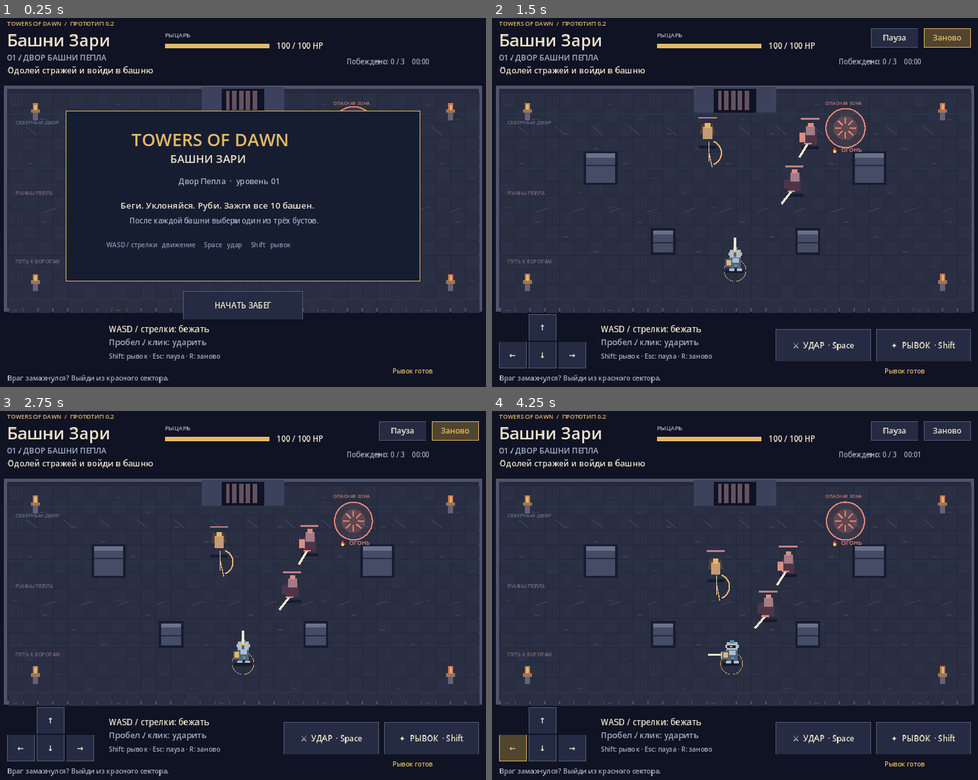
Above: before the commit, frames 1-4 (two rows, left to right).
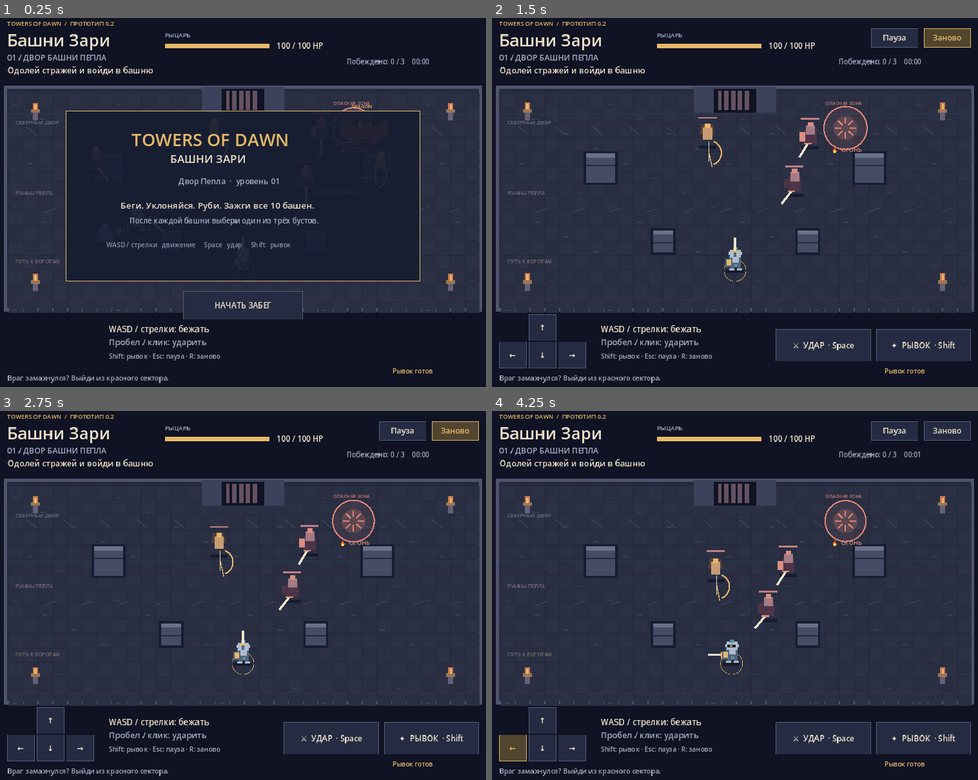
Above: after the commit, the same moments.

Repository: mukhacheva01/dungeon-of-fate
Game: Godot game, scene res://scenes/action_battle.tscn
Same seed, same stepped clock (60 frames per second), same inputs: the game is played once before the commit and once after it.
Inputs:
- Up to frame 1 (0.25 s): no input
- Up to frame 2 (1.5 s): click "НАЧАТЬ ЗАБЕГ" at 0.5 s; click "Заново" at 1.25 s
- Up to frame 3 (2.75 s): click "Заново" at 2 s
- Up to frame 4 (4.25 s): click "Заново" at 2.75 s; click "←" at 3.5 s

The runs differ from the first frame. In frame 1, less than 0.1% of the frame differs, in the area x 6-94%, y 23-70%; in frame 2, 0.3%; in frame 3, 0.3%; in frame 4, 0.3%, in the area x 6-94%, y 22-72%.

Commit message:
Fix web export and publish latest game

Diff:
--- a/scripts/action_battle.gd
+++ b/scripts/action_battle.gd
@@ -12,6 +12,7 @@
 var player := Vector2(560, 565)
 var facing := Vector2.UP
 var hp := 100
+var max_hp := 100
 var enemies: Array[Dictionary] = []
 var walls: Array[Rect2] = [Rect2(236, 310, 64, 64), Rect2(820, 310, 64, 64), Rect2(382, 478, 44, 48), Rect2(696, 478, 44, 48)]
 var slash_left := 0.0
@@ -83,7 +84,9 @@
 func begin_level() -> void:
 	player = Vector2(560, 565)
 	facing = Vector2.UP
-	hp = clampi(hp if level > 1 else 100, 1, max_hp_value())
+	var previous_max_hp := max_hp
+	max_hp = max_hp_value()
+	hp = max_hp if level == 1 else clampi(hp + (max_hp - previous_max_hp), 1, max_hp)
 	enemies.clear()
 	traps.clear()
 	var scale := 1.0 + (level - 1) * 0.14
@@ -110,7 +113,8 @@
 	invulnerable = 0
 	hurt_left = 0
 	if level == 1:
-		hp = max_hp_value()
+		max_hp = max_hp_value()
+		hp = max_hp
 	elapsed = 0 if level == 1 else elapsed
 	strikes = 0 if level == 1 else strikes
 	finished = false
@@ -258,6 +262,10 @@
 				InputMap.action_add_event(action, event)
 
 func _physics_process(delta: float) -> void:
+	if not started:
+		time += delta
+		queue_redraw()
+		return
 	var movement := Vector2.ZERO
 	movement.x = float(Input.is_action_pressed("dawn_right") or held("right")) - float(Input.is_action_pressed("dawn_left") or held("left"))
 	movement.y = float(Input.is_action_pressed("dawn_down") or held("down")) - float(Input.is_action_pressed("dawn_up") or held("up"))
@@ -472,10 +480,11 @@
 func damage_player(amount: int) -> void:
 	if invulnerable > 0 or finished:
 		return
-	hp = maxi(0, hp - amount)
+	var final_amount: int = maxi(1, amount - (4 if "armor" in boosts else 0))
+	hp = maxi(0, hp - final_amount)
 	invulnerable = 0.65
 	hurt_left = 0.20
-	floaters.append({"pos":player + Vector2(-8, -55), "text":"−%d" % amount, "life":0.65, "color":Color("ee9b8b")})
+	floaters.append({"pos":player + Vector2(-8, -55), "text":"−%d" % final_amount, "life":0.65, "color":Color("ee9b8b")})
 	if hp <= 0:
 		finished = true
 		won = false
@@ -501,8 +510,8 @@
 	text_at("%02d / %s" % [level, "СЕРДЦЕ ДРАКОНА" if dragon else "ДВОР БАШНИ ПЕПЛА"], Vector2(48, 108), 17, Color("eaa46b") if dragon else MUTED)
 	text_at("РЫЦАРЬ", Vector2(390, 58), 13, MUTED)
 	rect(390, 71, 228, 10, Color("34394f"))
-	rect(390, 71, 228 * hp / 100.0, 10, GOLD if hp > 30 else Color("dc8578"))
-	text_at("%d / 100 HP" % hp, Vector2(633, 82), 17)
+	rect(390, 71, 228.0 * hp / max_hp, 10, GOLD if hp > max_hp * 0.3 else Color("dc8578"))
+	text_at("%d / %d HP" % [hp, max_hp], Vector2(633, 82), 17)
 	var total_enemies := enemies.size()
 	var defeated_enemies := total_enemies - living_enemies()
 	var goal := "Победи дракона в трёх фазах" if dragon else ("Одолей стражей и войди в башню" if living_enemies() > 0 else "Путь открыт! Подойди к золотым воротам ↑")
@@ -542,7 +551,8 @@
 	text_at("Враг замахнулся? Выйди из красного сектора.", Vector2(48, 805), 15, MUTED)
 	text_at("Рывок готов" if dash_cd <= 0 else "Рывок: %.1f с" % dash_cd, Vector2(884, 789), 14, GOLD if dash_cd <= 0 else MUTED)
 	if not started:
-		rect(176, 218, 768, 370, Color("171d31"))
+		draw_preview_scene()
+		rect(176, 218, 768, 370, Color("171d31", 0.93))
 		draw_rect(Rect2(176, 218, 768, 370), GOLD, false, 2)
 		text_at("TOWERS OF DAWN", Vector2(318, 294), 38, GOLD)
 		text_at("БАШНИ ЗАРИ", Vector2(402, 331), 24, PAPER)
@@ -567,6 +577,25 @@
 			message = "Победа за %d с. Ударов: %d. R: ещё один бой." % [int(elapsed), strikes] if won else "Не стой перед замахом. R: попробовать снова."
 		text_at(message, Vector2(278, 415), 18)
 		text_at("Бой в реальном времени, без очереди ходов.", Vector2(278, 455), 16, MUTED)
+
+func draw_preview_scene() -> void:
+	# A living poster: the cast breathes and the dragon wings loop behind the title.
+	var hero_pos := Vector2(330 + sin(time * 1.4) * 8, 470 + sin(time * 3.0) * 3)
+	var foe_positions := [Vector2(240, 350), Vector2(860, 355), Vector2(260, 505)]
+	var foe_kinds := ["guard", "archer", "mage"]
+	for i in range(foe_positions.size()):
+		var foe := make_enemy(foe_positions[i], kind_name(foe_kinds[i]), 1, 0, foe_kinds[i])
+		foe.moving = true
+		foe.face = (hero_pos - foe_positions[i]).normalized()
+		draw_enemy_sprite(foe)
+	var boss := make_enemy(Vector2(820 + sin(time * 1.1) * 12, 290), "Дракон Зари", 1, 0, "dragon")
+	boss.face = Vector2.LEFT
+	draw_enemy_sprite(boss)
+	draw_knight(hero_pos, Vector2.RIGHT, false, true, false, sin(time * 4.0) > 0.4)
+	for i in range(8):
+		var ember := Vector2(740 + sin(time * 2.0 + i) * 42, 230 + fmod(time * 35.0 + i * 26.0, 150.0))
+		draw_circle(ember, 2 + (i % 2), Color("f0b36f", 0.75))
+	text_at("THE DAWNBOUND", Vector2(712, 400), 12, Color("f0b36f", 0.8))
 
 func draw_world() -> void:
 	rect(40, 162, 1040, 492, Color("50536c"))
--- a/tests/test_action.gd
+++ b/tests/test_action.gd
@@ -14,7 +14,24 @@
 	battle.set_physics_process(false)
 	await process_frame
 	battle.start_run()
-	check(battle.started and battle.hp == 100 and battle.living_enemies() == 3, "Initial state")
+	check(battle.started and battle.hp == 100 and battle.max_hp == 100 and battle.living_enemies() == 3, "Initial state")
+	battle.boosts.clear(); battle.boosts.append("vitality")
+	battle.level = 2
+	battle.begin_level()
+	check(battle.max_hp == 120 and battle.hp == 120, "Vitality increases current and max HP")
+	battle.boosts.clear(); battle.boosts.append("blade")
+	battle.enemies.clear()
+	battle.enemies.append(battle.make_enemy(Vector2(560, 510), "test", 100, 0, "guard"))
+	battle.player = Vector2(560, 565); battle.facing = Vector2.UP; battle.slash_cd = 0
+	battle.attack()
+	check(battle.enemies[0].hp <= 70, "Blade boost increases damage")
+	battle.boosts.clear(); battle.boosts.append("dash"); battle.dash_cd = 0; battle.step(0.01, Vector2.ZERO, false, true); check(battle.dash_cd < 1.0, "Dash boost reduces cooldown")
+	battle.restart(); battle.start_run(); battle.boosts.append("armor"); battle.invulnerable = 0; battle.damage_player(14); check(battle.hp == 90, "Armor boost reduces incoming damage")
+	battle.boosts.clear(); battle.boosts.append("flame"); battle.enemies.clear(); battle.enemies.append(battle.make_enemy(Vector2(560, 510), "test", 100, 0, "guard")); battle.player = Vector2(560, 565); battle.facing = Vector2.UP; battle.slash_cd = 0; battle.attack(); check(battle.enemies[0].hp <= 70, "Flame boost increases hit damage")
+	battle.boosts.clear(); battle.boosts.append("frost"); battle.restart(); battle.start_run(); battle.enemies[0].pos = Vector2(100, 300); battle.player = Vector2(900, 500); var before_frost: Vector2 = battle.enemies[0].pos; battle.step(0.1, Vector2.ZERO); var frost_distance: float = battle.enemies[0].pos.distance_to(before_frost); check(frost_distance < 8, "Frost boost slows enemies")
+	battle.restart(); battle.start_run(); battle.boosts.append("haste"); var before_haste: Vector2 = battle.player; battle.step(0.1, Vector2.RIGHT); check(battle.player.x - before_haste.x > 22, "Haste boost increases movement")
+	check(battle.boost_title("vitality").contains("+20 HP"), "Every boost has a readable title")
+	battle.restart(); battle.start_run()
 	for enemy in battle.enemies:
 		check(enemy.pos.y >= 245 and enemy.pos.y <= 610, "Enemy spawn stays inside arena")
 		check(enemy.has("kind") and enemy.kind in ["guard", "sentinel", "archer", "mage", "golem", "shade"], "Enemy has a pixel-art kind")
Not shown, changed: .github/workflows/deploy-web.yml
